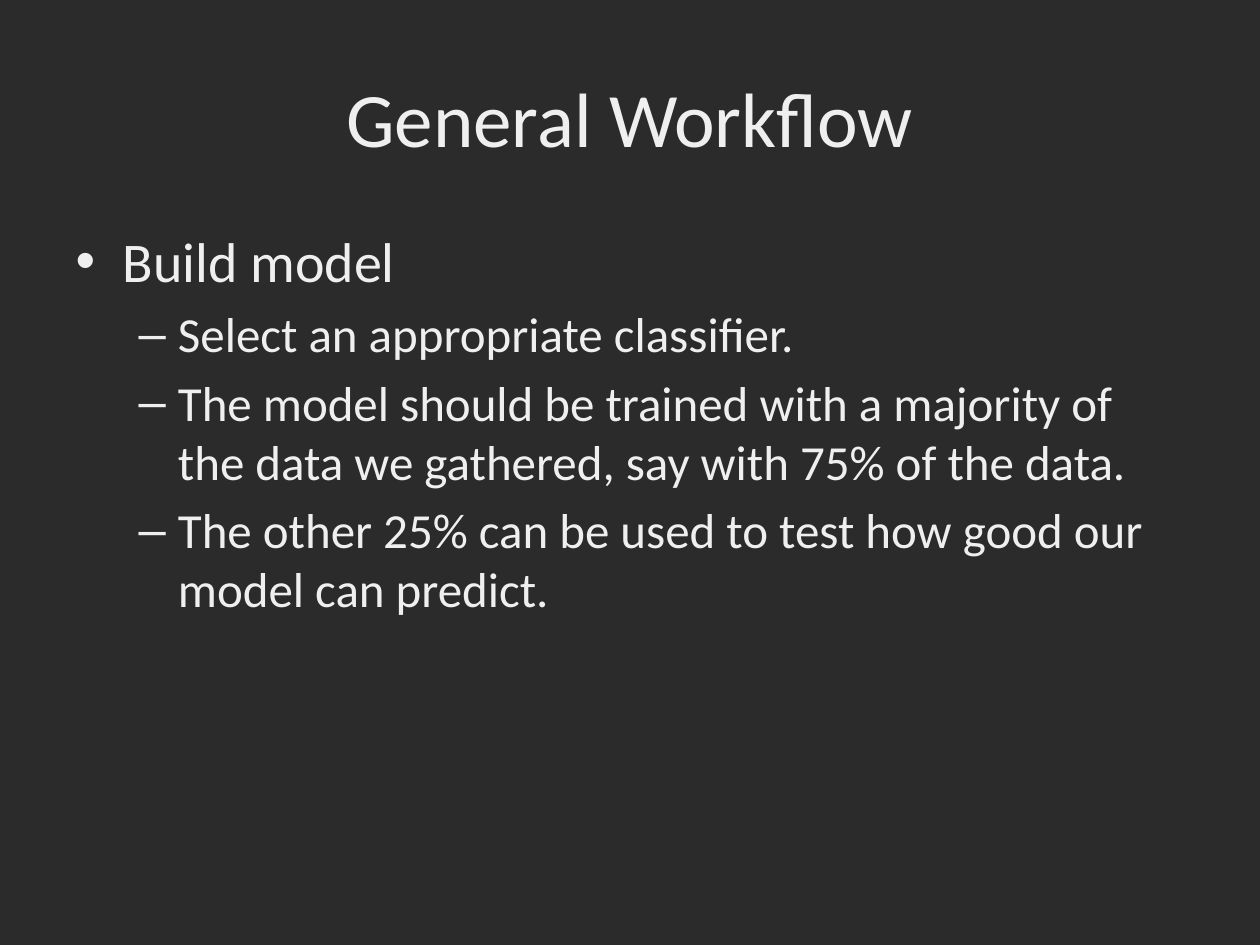
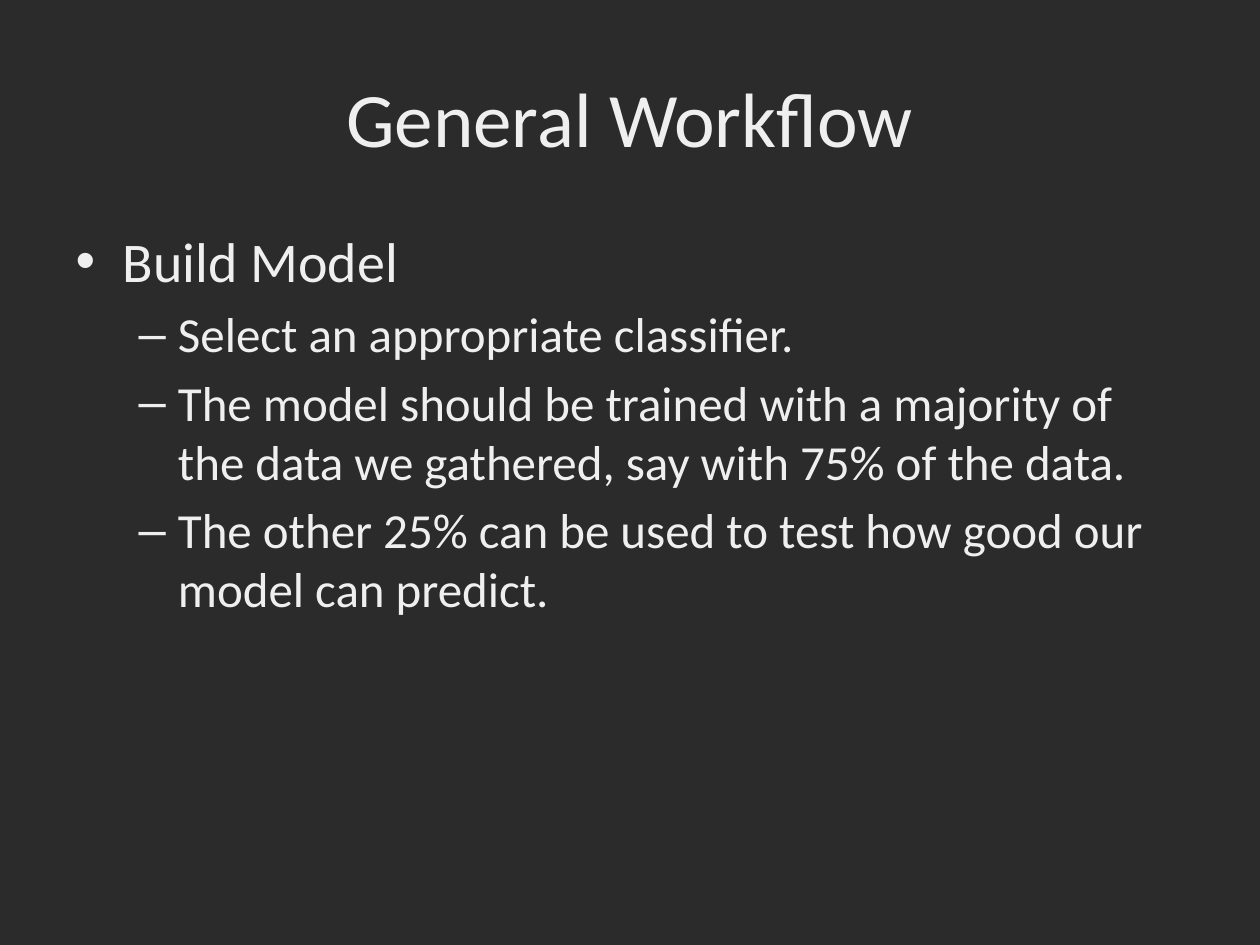
Before and after one commit to dbowmans46/PracticalProgramming, a slide deck: slide 23 of Session 7 - Python/Instructional Material/Session 7 - Python Brief Intro to Machine Learning with Scikit Learn.pptx (slide 17 before the commit). Drawn at 1260x945 pixels with LibreOffice and Linux fonts; fonts in the diff are those of the drawing; background and template pictures are left out; a plain dark background stands for a picture behind light text. Boxes give left, top, right and bottom in pixels: in the first picture for what was removed or moved away, otherwise in the second. Text is boxed around its words. In the diff, an @@ line names an element or a change of style, - is before the commit and + after.

Commit message:
Fixed typos, updated style, added underfitting and overfitting concepts.

```diff
--- a/Session 7 - Python/Instructional Material/Session 7 - Python Brief Intro to Machine Learning with Scikit Learn.pptx
+++ b/Session 7 - Python/Instructional Material/Session 7 - Python Brief Intro to Machine Learning with Scikit Learn.pptx
@@ text at [123, 243, 398, 283]: text changed @@
-• Build model
+• Build Model
```
Also in this commit, not shown: 16 other slides changed, 6 slides added.
